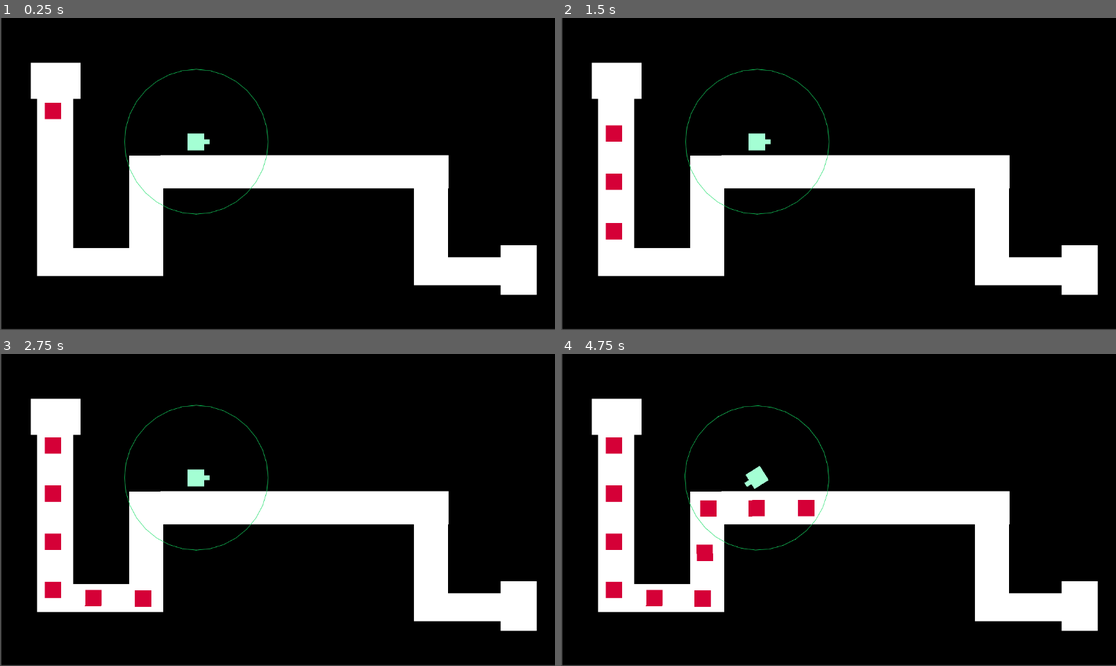
Above: before the commit, frames 1-4 (two rows, left to right).
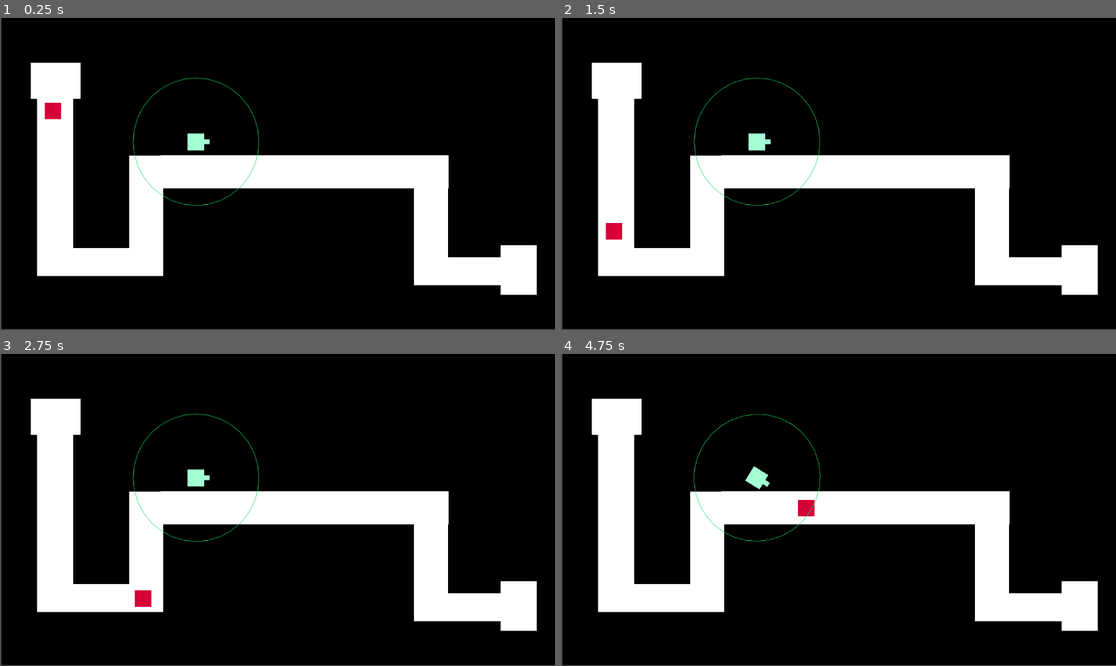
Above: after the commit, the same moments.

Repository: tlai-cmd/project-main
Game: Godot game, scene res://scenes/level.tscn
Same seed, same stepped clock (60 frames per second), same inputs: the game is played once before the commit and once after it. The project has no main scene, so this scene is started directly.
Inputs:
- Up to frame 1 (0.25 s): no input
- Up to frame 2 (1.5 s): no input
- Up to frame 3 (2.75 s): no input
- Up to frame 4 (4.75 s): no input

The runs differ from the first frame. In frame 1, 0.5% of the frame differs, in the area x 22-49%, y 16-64%; in frame 2, 0.8%; in frame 3, 1.3%; in frame 4, 2.0%, in the area x 8-49%, y 16-82%.

Commit message:
finish the tracking system

Diff:
--- /dev/null
+++ b/project-main/scenes/bullet.tscn
@@ -0,0 +1,16 @@
+[gd_scene format=3 uid="uid://hr237byocdv5"]
+
+[sub_resource type="RectangleShape2D" id="RectangleShape2D_h1aey"]
+size = Vector2(20, 4)
+
+[node name="Area2D" type="Area2D" unique_id=1384321310]
+
+[node name="ColorRect" type="ColorRect" parent="." unique_id=107951890]
+offset_left = -10.0
+offset_top = -2.0
+offset_right = 10.0
+offset_bottom = 2.0
+color = Color(0, 0.8986793, 0.9031005, 1)
+
+[node name="CollisionShape2D" type="CollisionShape2D" parent="." unique_id=123270705]
+shape = SubResource("RectangleShape2D_h1aey")
--- a/project-main/scenes/enemies.tscn
+++ b/project-main/scenes/enemies.tscn
@@ -1,9 +1,12 @@
 [gd_scene format=3 uid="uid://8mscvjin3a74"]
+
+[ext_resource type="Script" uid="uid://b5pxb718fbylx" path="res://script/enemies.gd" id="1_y16gg"]
 
 [sub_resource type="RectangleShape2D" id="RectangleShape2D_q4yn1"]
 size = Vector2(124.54212, 124.54212)
 
 [node name="CharacterBody2D" type="CharacterBody2D" unique_id=175166536 groups=["enemy"]]
+script = ExtResource("1_y16gg")
 
 [node name="ColorRect" type="ColorRect" parent="." unique_id=752499259]
 offset_left = -17.0
--- a/project-main/scenes/level.tscn
+++ b/project-main/scenes/level.tscn
@@ -1,6 +1,6 @@
 [gd_scene format=3 uid="uid://72efrcbybqxd"]
 
-[ext_resource type="Script" uid="uid://blyoqbubqwgub" path="res://scenes/path_spawner.gd" id="1_w8frs"]
+[ext_resource type="Script" uid="uid://blyoqbubqwgub" path="res://script/path_spawner.gd" id="1_w8frs"]
 [ext_resource type="PackedScene" uid="uid://uljl4jcak26m" path="res://scenes/unit.tscn" id="3_mx8sn"]
 [ext_resource type="PackedScene" uid="uid://dpsnfs0wxt8uy" path="res://scenes/pathspawner.tscn" id="3_w8frs"]
 
@@ -16,7 +16,7 @@
 [node name="Node2D" type="Node2D" unique_id=96619386]
 
 [node name="spawner" type="Timer" parent="." unique_id=1426996698]
-wait_time = 0.5
+wait_time = 5.0
 autostart = true
 
 [node name="map" type="Node2D" parent="." unique_id=315439363]
--- a/project-main/scenes/pathspawner.tscn
+++ b/project-main/scenes/pathspawner.tscn
@@ -1,6 +1,6 @@
 [gd_scene format=3 uid="uid://dpsnfs0wxt8uy"]
 
-[ext_resource type="Script" uid="uid://bje3ipnmlthja" path="res://scenes/enemy-follow.gd" id="1_6wbrv"]
+[ext_resource type="Script" uid="uid://bje3ipnmlthja" path="res://script/enemy-follow.gd" id="1_6wbrv"]
 [ext_resource type="PackedScene" uid="uid://8mscvjin3a74" path="res://scenes/enemies.tscn" id="2_xwymq"]
 
 [node name="PathFollow2D" type="PathFollow2D" unique_id=1528065059]
--- a/project-main/scenes/unit.tscn
+++ b/project-main/scenes/unit.tscn
@@ -1,9 +1,9 @@
 [gd_scene format=3 uid="uid://uljl4jcak26m"]
 
-[ext_resource type="Script" uid="uid://bjch7t080ucec" path="res://scenes/unit.gd" id="1_o7ajc"]
+[ext_resource type="Script" uid="uid://bjch7t080ucec" path="res://script/unit.gd" id="1_o7ajc"]
 
 [sub_resource type="CircleShape2D" id="CircleShape2D_o7ajc"]
-radius = 148.48569
+radius = 128.0
 
 [sub_resource type="StyleBoxFlat" id="StyleBoxFlat_o7ajc"]
 bg_color = Color(0.6, 0.6, 0.6, 0)
@@ -20,7 +20,7 @@
 [sub_resource type="RectangleShape2D" id="RectangleShape2D_lf63s"]
 size = Vector2(35, 35)
 
-[node name="CharacterBody2D" type="CharacterBody2D" unique_id=1839986940]
+[node name="CharacterBody2D" type="CharacterBody2D" unique_id=1839986940 groups=["unit"]]
 script = ExtResource("1_o7ajc")
 
 [node name="Area2D" type="Area2D" parent="." unique_id=2075252876]
@@ -29,10 +29,10 @@
 shape = SubResource("CircleShape2D_o7ajc")
 
 [node name="Panel" type="Panel" parent="Area2D" unique_id=1849185203]
-offset_left = -149.0
-offset_top = -151.0
-offset_right = 150.0
-offset_bottom = 150.85367
+offset_left = -131.0
+offset_top = -133.0
+offset_right = 131.0
+offset_bottom = 133.0
 theme_override_styles/panel = SubResource("StyleBoxFlat_o7ajc")
 
 [node name="ColorRect2" type="ColorRect" parent="." unique_id=957925384]
--- /dev/null
+++ b/project-main/script/bullet.gd
@@ -0,0 +1,11 @@
+extends Area2D
+
+
+# Called when the node enters the scene tree for the first time.
+func _ready() -> void:
+	pass # Replace with function body.
+
+
+# Called every frame. 'delta' is the elapsed time since the previous frame.
+func _process(delta: float) -> void:
+	pass
--- /dev/null
+++ b/project-main/script/enemies.gd
@@ -0,0 +1,11 @@
+extends CharacterBody2D
+
+
+# Called when the node enters the scene tree for the first time.
+func _ready() -> void:
+	pass # Replace with function body.
+
+
+# Called every frame. 'delta' is the elapsed time since the previous frame.
+func _process(delta: float) -> void:
+	pass
--- a/project-main/scenes/unit.gd
+++ b/project-main/script/unit.gd
@@ -21,15 +21,15 @@
 		look_at(enemy.global_position)
 		closest_enemy = body
 		enemies.append(body)
-
-
-#for node in enemies:
-#if node.get_parent().progress_ratio > closest_enemy.get_parent().progress_ratio:
-#closest_enemy == node
+		for node in enemies:
+			if node.get_parent().progress_ratio > closest_enemy.get_parent().progress_ratio:
+				closest_enemy = node
 
 
 
 func _body_exited(body: Node2D) -> void:
 	if body.is_in_group("enemy"):
 		enemies.erase(body)
-		closest_enemy = null
+		if body == closest_enemy:
+			closest_enemy = null
+		print(enemies)
Not shown, added: project-main/script/bullet.gd.uid
Not shown, added: project-main/script/enemies.gd.uid
Renamed: project-main/scenes/enemy-follow.gd -> project-main/script/enemy-follow.gd
Renamed: project-main/scenes/enemy-follow.gd.uid -> project-main/script/enemy-follow.gd.uid
Renamed: project-main/scenes/path_spawner.gd.uid -> project-main/script/path_spawner.gd.uid
Renamed: project-main/scenes/unit.gd.uid -> project-main/script/unit.gd.uid
